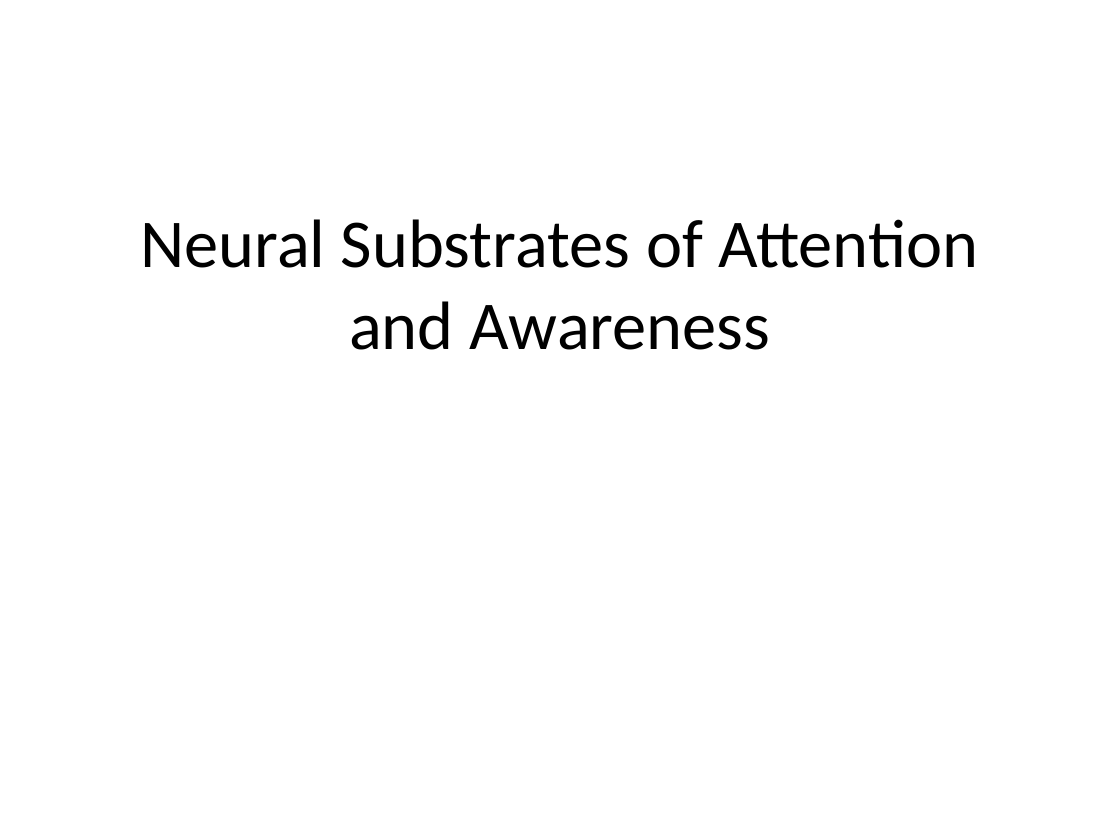
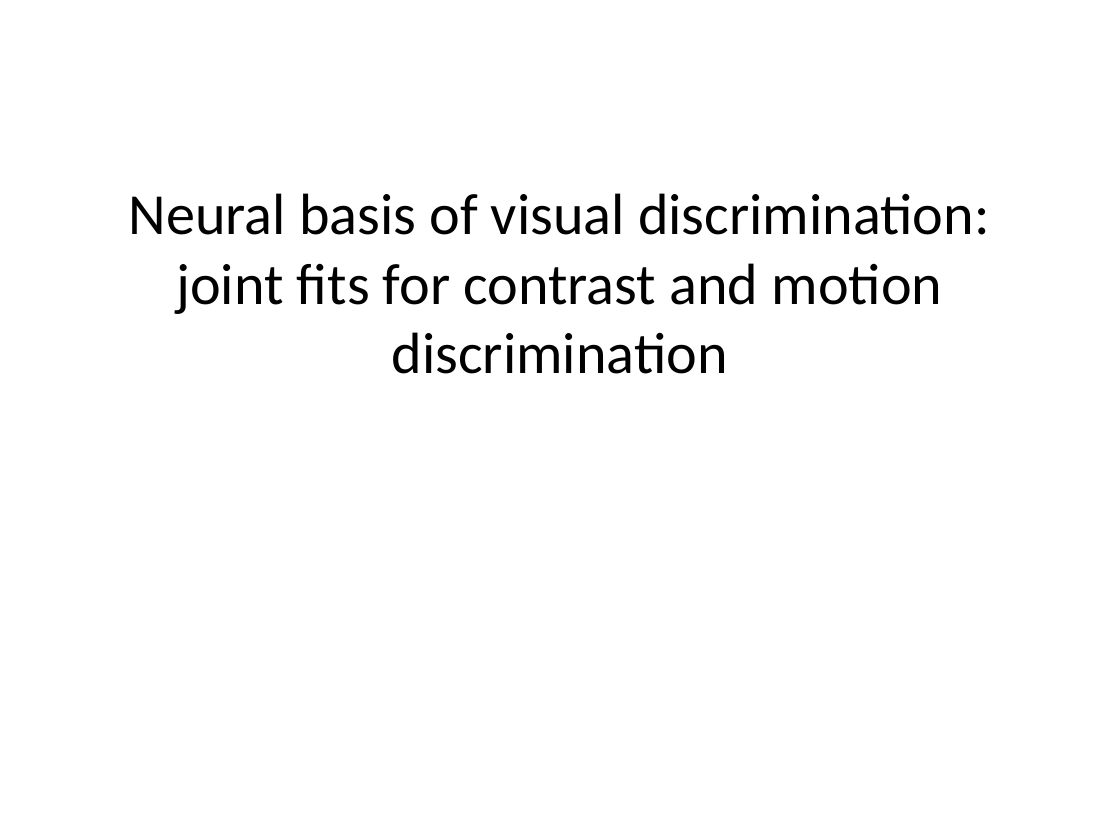
Before and after one commit to dbirman/att_awe, a slide deck: slide 2 of talks/20160823_mad_birman.pptx. Drawn at 1120x840 pixels with LibreOffice and Linux fonts; fonts in the diff are those of the drawing. Boxes give left, top, right and bottom in pixels: in the first picture for what was removed or moved away, otherwise in the second. Text is boxed around its words. In the diff, an @@ line names an element or a change of style, - is before the commit and + after.

```diff
--- a/talks/20160823_mad_birman.pptx
+++ b/talks/20160823_mad_birman.pptx
@@ text at (129,193,989,374): text changed; size 44 to 37.4 pt @@
-Neural Substrates of Attention and Awareness
+Neural basis of visual discrimination: joint fits for contrast and motion discrimination
```
Also in this commit, not shown: 6 other slides changed, 4 slides added, 8 slides removed, 2 other files.
